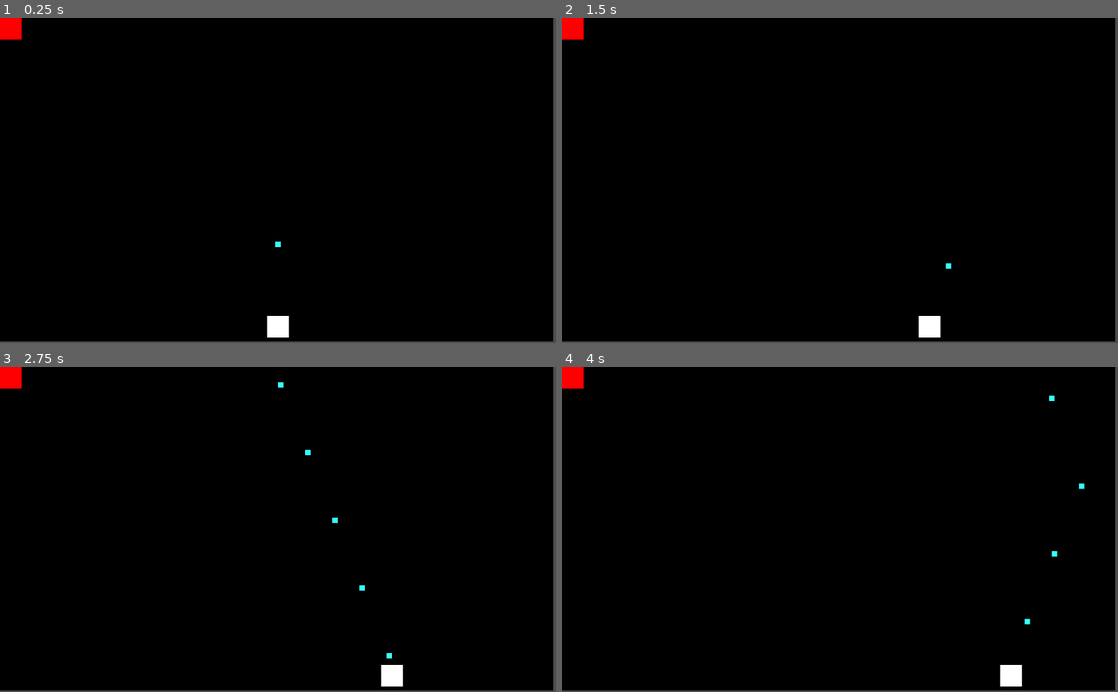
Above: before the commit, frames 1-4 (two rows, left to right).
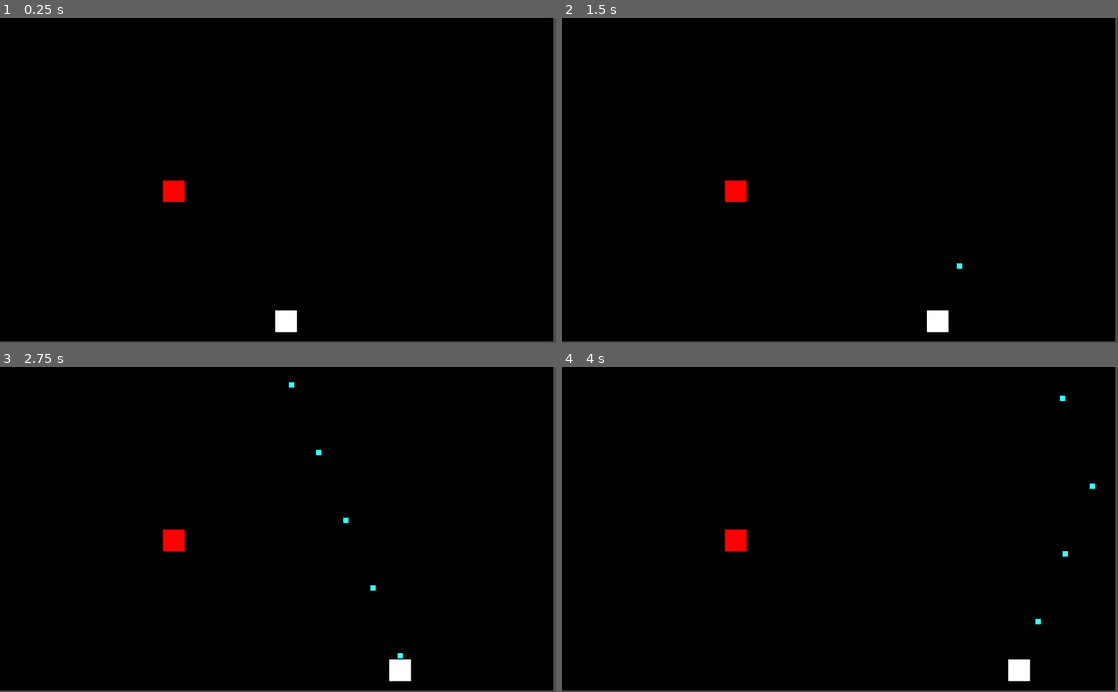
Above: after the commit, the same moments.

Repository: johnnybigoode-zz/not-gradius
Game: Godot game, scene res://MainRoot.tscn
The game is run twice, just before and just after one commit, with the same random seed, the same clock (stepped at 60 frames per second) and the same inputs.
Inputs:
- Up to frame 1 (0.25 s): no input
- Up to frame 2 (1.5 s): tap Enter (ui_accept) at 0.5, 1.35 s; hold Right (ui_right) 0.53-1.28 s; hold Enter (ui_accept) 0.53-1.28 s; hold Left (ui_left) from 1.28 s (still down)
- Up to frame 3 (2.75 s): tap Enter (ui_accept) at 1.52, 1.82 s; release Left (ui_left) at 2.03 s; hold Right (ui_right) from 2.03 s (still down); hold Enter (ui_accept) from 2.03 s (still down)
- Up to frame 4 (4 s): release Enter (ui_accept) at 2.78 s; tap Enter (ui_accept) at 2.85, 3.02, 3.32 s; release Right (ui_right) at 3.53 s; hold Left (ui_left) from 3.53 s (still down); hold Enter (ui_accept) from 3.53 s (still down)

The runs differ from the first frame. In frame 1, 0.9% of the frame differs, in the area x 0-54%, y 0-99%; in frame 2, 0.9%; in frame 3, 1.0%, in the area x 0-74%, y 0-99%; in frame 4, 1.0%.

Commit message:
Everything again

Diff:
--- a/Bullet.gd
+++ b/Bullet.gd
@@ -7,3 +7,7 @@
 
 func _process(delta):
 	position += Vector2(0,delta * speed)
+
+
+func _on_Area2D_area_entered(area):
+	print(area)
--- a/Enemy.gd
+++ b/Enemy.gd
@@ -8,6 +8,7 @@
 
 # Called when the node enters the scene tree for the first time.
 func _ready():
+	position = Vector2(300,300)
 	pass # Replace with function body.
 
 
@@ -17,5 +18,6 @@
 
 
 func _on_Area2D_area_entered(area):
+	print(area)
 	position += Vector2(900,900)
 	pass # Replace with function body.
--- a/MainRoot.tscn
+++ b/MainRoot.tscn
@@ -4,9 +4,9 @@
 [ext_resource path="res://Bullet.tscn" type="PackedScene" id=2]
 [ext_resource path="res://Enemy.gd" type="Script" id=3]
 
+[sub_resource type="RectangleShape2D" id=1]
+
 [sub_resource type="RectangleShape2D" id=2]
-
-[sub_resource type="RectangleShape2D" id=1]
 
 [node name="MainRoot" type="Node2D"]
 __meta__ = {
@@ -30,27 +30,18 @@
 script = ExtResource( 1 )
 
 [node name="Ship" type="ColorRect" parent="Shooter"]
-margin_left = 492.0
-margin_top = 550.0
-margin_right = 532.0
-margin_bottom = 590.0
+margin_right = 40.0
+margin_bottom = 40.0
 __meta__ = {
 "_edit_use_anchors_": false
 }
 
 [node name="Bullet" parent="." instance=ExtResource( 2 )]
 
-[node name="Bullet" parent="Bullet" index="0"]
-margin_left = 507.0
-margin_top = 600.0
-margin_right = 517.0
-margin_bottom = 610.0
-
 [node name="Area2D" type="Area2D" parent="Bullet"]
-position = Vector2( 507, 600 )
 
 [node name="CollisionShape2D" type="CollisionShape2D" parent="Bullet/Area2D"]
-shape = SubResource( 2 )
+shape = SubResource( 1 )
 
 [node name="Enemy" type="Node2D" parent="."]
 script = ExtResource( 3 )
@@ -68,8 +59,9 @@
 [node name="CollisionShape2D" type="CollisionShape2D" parent="Enemy/Area2D"]
 position = Vector2( 20, 20 )
 scale = Vector2( 2, 2 )
-shape = SubResource( 1 )
+shape = SubResource( 2 )
 
+[connection signal="area_entered" from="Bullet/Area2D" to="Bullet" method="_on_Area2D_area_entered"]
 [connection signal="area_entered" from="Enemy/Area2D" to="Enemy" method="_on_Area2D_area_entered"]
 
 [editable path="Bullet"]
--- a/Shooter.gd
+++ b/Shooter.gd
@@ -3,9 +3,10 @@
 const speed = 300
 var Bullet = load("res://Bullet.tscn")
 var hasShot = 0
+var shipWidth = 40
 # Called when the node enters the scene tree for the first time.
 func _ready():
-	pass # Replace with function body.
+	position =  + Vector2(507,540)
 
 
 func _process(delta):
@@ -17,7 +18,7 @@
 		if(hasShot <= 0):
 			hasShot = 10
 			var b = Bullet.instance()
-			b.position = get_position() + Vector2(507,540)
+			b.position = Vector2(get_position()) + Vector2(shipWidth/2,0)
 			get_parent().add_child(b)
 
 	hasShot -= 1
